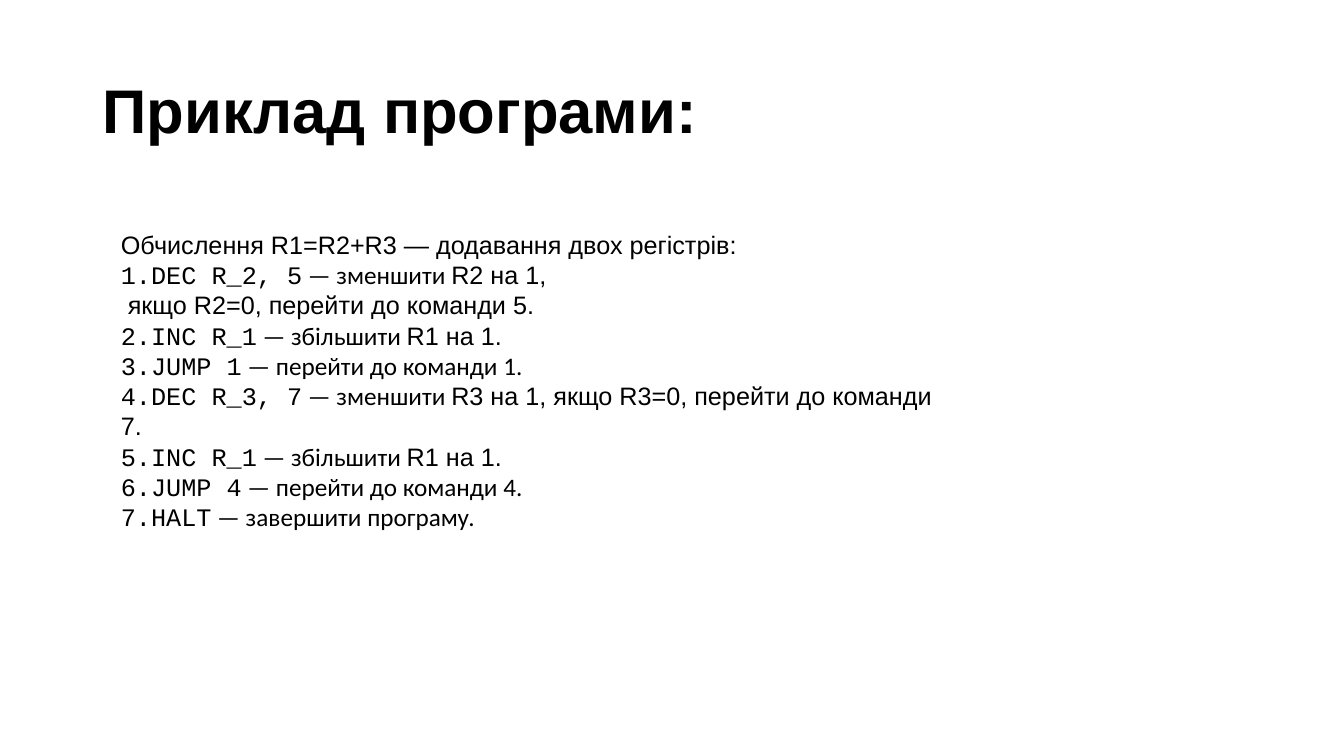
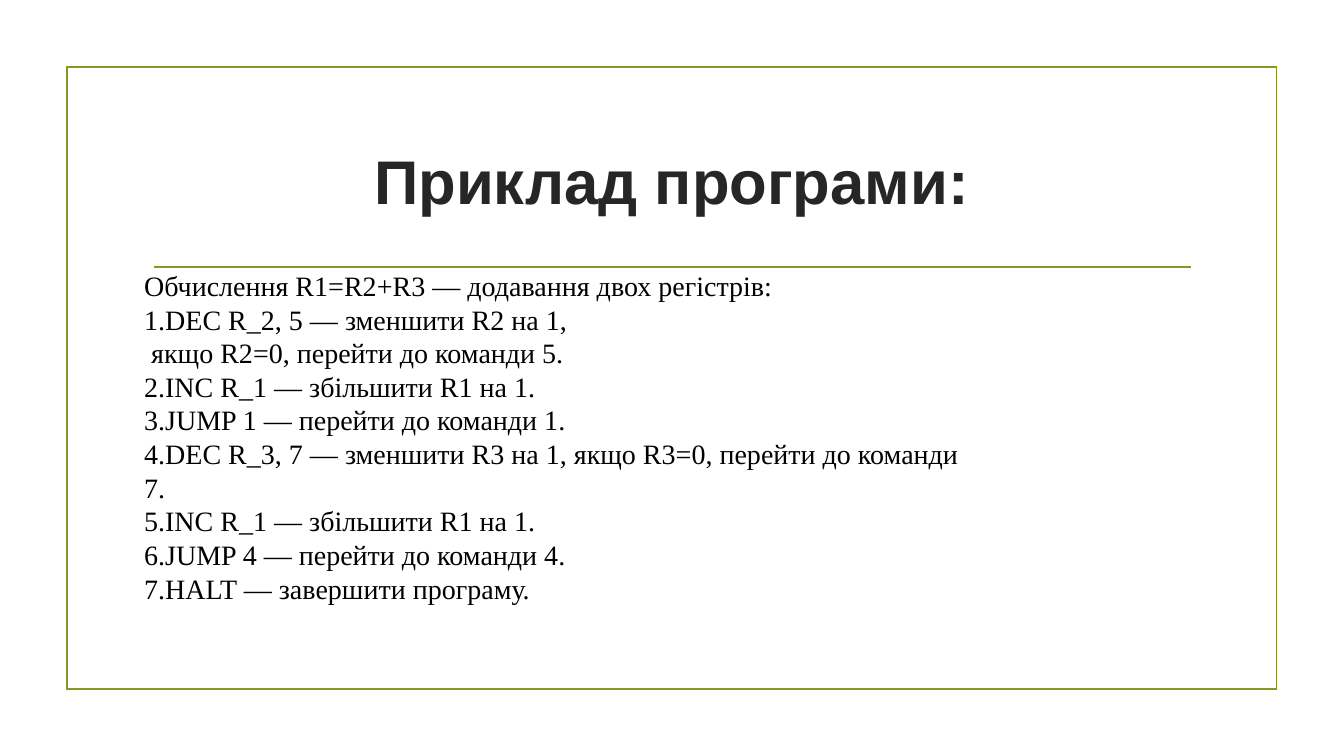
Before and after one commit to mecchmatProjects/Facultative, a slide deck: slide 16 of Lect0.pptx (slide 23 before the commit). Drawn at 1344x756 pixels with LibreOffice and Linux fonts; fonts in the diff are those of the drawing; background and template pictures are left out. Boxes give left, top, right and bottom in pixels: in the first picture for what was removed or moved away, otherwise in the second. Text is boxed around its words. In the diff, an @@ line names an element or a change of style, - is before the commit and + after.

Commit message:
lecture 0: style update

```diff
--- a/Lect0.pptx
+++ b/Lect0.pptx
@@ rectangle added at box(67, 68, 1276, 690), outline #83992A 1.25 pt @@
@@ title "Приклад програми:": place and size @@
-title "Приклад програми:" at box(102, 90, 697, 145)
+title "Приклад програми:" at box(374, 161, 969, 216)
@@ title "Приклад програми:" at box(374, 161, 969, 216): text colour #000000 to #262626; alignment left to centre; line spacing 0.9 to 1 @@
@@ line added from (154, 267) to (1191, 267), #83992A 1.25 pt @@
@@ text "Обчислення R1=R2+R3 — додавання двох ...": place and size @@
-text "Обчислення R1=R2+R3 — додавання двох ..." at box(121, 235, 931, 530)
+text "Обчислення R1=R2+R3 — додавання двох ..." at box(144, 276, 958, 604)
@@ text "Обчислення R1=R2+R3 — додавання двох ..." at box(144, 276, 958, 604): size 18 to 20 pt; font Arial to Times New Roman in "Обчислення R1=R2+R3 — додавання двох регістрів:", "R2 на 1,", "якщо R2=0, перейти до команди 5.", "R1 на 1." and 2 more places; font Courier New to Times New Roman in "DEC R_2, 5", "INC R_1", "JUMP 1", "DEC R_3, 7" and 3 more places; font Calibri to Times New Roman in "— зменшити", "— збільшити", "— перейти до команди 1.", "— зменшити" and 3 more places @@
```
Also in this commit, not shown: 29 other slides changed.
